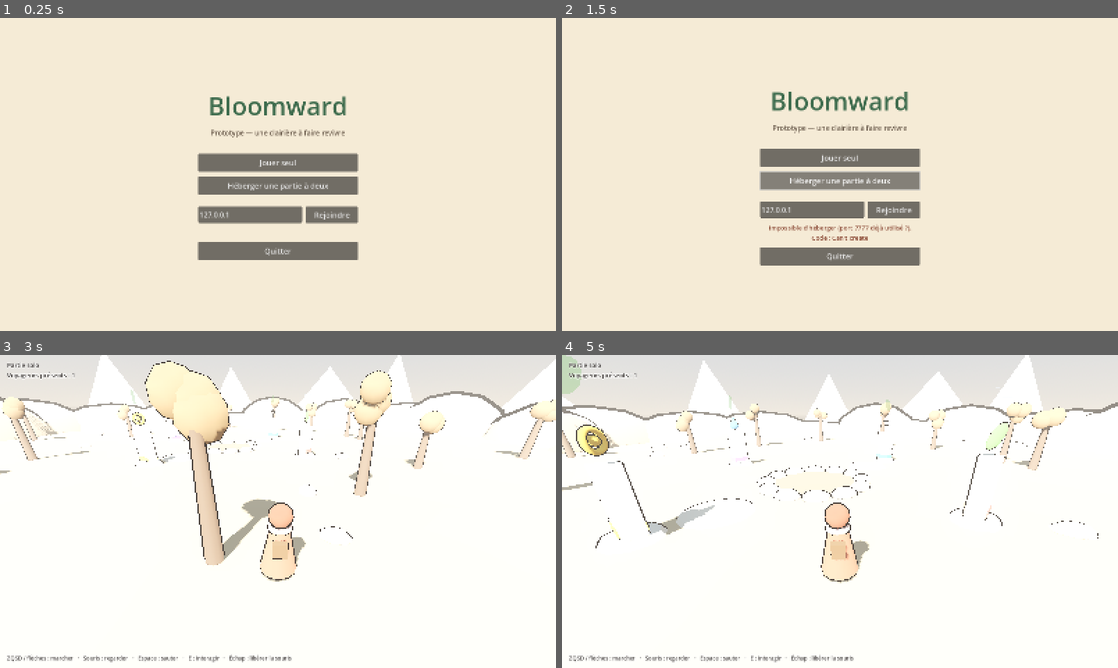
Above: before the commit, frames 1-4 (two rows, left to right).
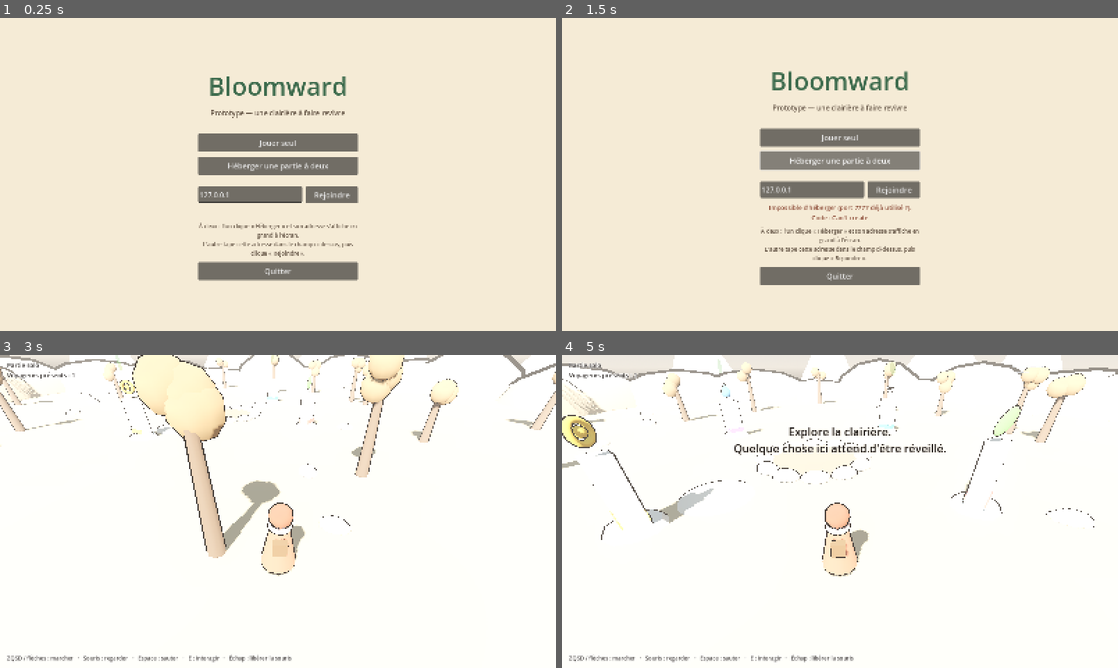
Above: after the commit, the same moments.

Repository: Ilyaveira/bloomward
Game: Godot game, scene res://scenes/main.tscn
Two runs of this game, one before a commit and one after it. Both use one fixed random seed, a clock stepped at 60 frames per second and the inputs below.
Inputs (mouse positions are in pixels of both pictures, inside the frame that each line leads up to):
- Up to frame 1 (0.25 s): no input
- Up to frame 2 (1.5 s): click "Héberger une partie à deux" at 0.5 s; click "Héberger une partie à deux" at 1.25 s
- Up to frame 3 (3 s): click "Jouer seul" at 2 s; move the mouse to (305, 511) at 2.77 s; hold W (move_forward) from 2.78 s (still down); hold E (interact) from 2.78 s (still down)
- Up to frame 4 (5 s): keep holding W (move_forward); tap Space (jump) at 3.02, 3.77 s; move the mouse to (812, 511) at 3.52 s; release E (interact) at 3.53 s; tap E (interact) at 3.6 s; move the mouse to (851, 505) at 4.27 s; hold E (interact) from 4.28 s (still down)

The runs differ from the first frame. In frame 1, 11% of the frame differs, in the area x 35-65%, y 18-84%; in frame 2, 12%; in frame 3, 15%; in frame 4, 18%, in the area x 0-100%, y 0-73%.

Commit message:
Indications en jeu, jeu à distance via Tailscale, export Windows
- Menu : explication du jeu à deux ; adresse mémorisée ; délai de connexion de 12 s
- Hôte : adresse à donner affichée en grand tant que le partenaire n'est pas arrivé
- Détection des adresses Tailscale (100.64.0.0/10) pour jouer à distance
- Message d'accueil discret au lancement
- Preset d'export Windows (un seul .exe, pck intégré)
- README : version prête à lancer, jeu à distance

Co-Authored-By: Claude Opus 5.5 <noreply@anthropic.com>
Claude-Session: https://claude.ai/code/session_011NeoG2oDoKi1R5oGxJKPMd

Diff:
--- a/scripts/game.gd
+++ b/scripts/game.gd
@@ -38,6 +38,7 @@
 var autotest := false
 var solo := false
 var info_text := ""
+var host_banner_text := ""
 
 # --- État partagé (copie locale, l'hôte fait foi) ---
 var stone_state: Array[int] = [0, 0, 0, 0]
@@ -73,6 +74,7 @@
 var prompt_label: Label
 var info_label: Label
 var message_label: Label
+var banner_label: Label
 var _message_tween: Tween
 var _t := 0.0
 
@@ -646,6 +648,15 @@
 	message_label.modulate.a = 0.0
 	hud.add_child(message_label)
 
+	banner_label = _centered_label(34)
+	banner_label.anchor_top = 0.35
+	banner_label.anchor_bottom = 0.35
+	banner_label.visible = false
+	hud.add_child(banner_label)
+	get_tree().create_timer(1.2).timeout.connect(func():
+		if not solved:
+			_show_message("Explore la clairière.\nQuelque chose ici attend d'être réveillé.", 5.0))
+
 	var help := Label.new()
 	help.text = "ZQSD / flèches : marcher   ·   Souris : regarder   ·   Espace : sauter   ·   E : interagir   ·   Échap : libérer la souris"
 	help.anchor_top = 1.0
@@ -672,6 +683,8 @@
 func _update_prompt() -> void:
 	var count := players_root.get_child_count()
 	info_label.text = "%s\nVoyageurs présents : %d" % [info_text, count]
+	banner_label.visible = host_banner_text != "" and count < 2
+	banner_label.text = host_banner_text
 	var p := _local_player()
 	prompt_label.text = ""
 	if p == null or solved:
--- a/scripts/main.gd
+++ b/scripts/main.gd
@@ -117,7 +117,7 @@
 	join_row.add_theme_constant_override("separation", 10)
 	ip_edit = LineEdit.new()
 	ip_edit.placeholder_text = "Adresse de l'hôte (ex. 192.168.1.20)"
-	ip_edit.text = "127.0.0.1"
+	ip_edit.text = _load_last_ip()
 	ip_edit.size_flags_horizontal = Control.SIZE_EXPAND_FILL
 	ip_edit.custom_minimum_size = Vector2(0, 48)
 	ip_edit.add_theme_font_size_override("font_size", 20)
@@ -133,6 +133,14 @@
 	status_label.add_theme_font_size_override("font_size", 18)
 	status_label.add_theme_color_override("font_color", Color(0.55, 0.30, 0.22))
 	box.add_child(status_label)
+
+	var how := Label.new()
+	how.text = "À deux : l'un clique « Héberger » et son adresse s'affiche en grand à l'écran.\nL'autre tape cette adresse dans le champ ci-dessus, puis clique « Rejoindre »."
+	how.horizontal_alignment = HORIZONTAL_ALIGNMENT_CENTER
+	how.autowrap_mode = TextServer.AUTOWRAP_WORD_SMART
+	how.add_theme_font_size_override("font_size", 16)
+	how.add_theme_color_override("font_color", Color(0.40, 0.34, 0.28))
+	box.add_child(how)
 
 	var quit := _button("Quitter", func(): get_tree().quit())
 	box.add_child(quit)
@@ -185,7 +193,9 @@
 		status_label.text = "Impossible d'héberger (port %d déjà utilisé ?). Code : %s" % [PORT, error_string(err)]
 		return
 	multiplayer.multiplayer_peer = peer
-	_create_game("Partie hébergée — adresse à donner : %s" % ", ".join(_local_ips()), false)
+	var ips := _local_ips()
+	_create_game("Partie hébergée — adresse : %s" % ", ".join(ips), false)
+	game.host_banner_text = "En attente de ton partenaire…\nAdresse à lui donner :\n%s" % "\n".join(ips)
 	game.server_begin()
 	print("Serveur prêt sur le port %d. Adresses locales : %s" % [PORT, ", ".join(_local_ips())])
 
@@ -201,6 +211,11 @@
 		status_label.text = "Connexion impossible : %s" % error_string(err)
 		return
 	status_label.text = "Connexion à %s…" % ip
+	_save_last_ip(ip)
+	# Garde-fou : sans réponse au bout de 12 s, on abandonne avec un message clair.
+	get_tree().create_timer(12.0).timeout.connect(func():
+		if game and not game.visible and multiplayer.multiplayer_peer == peer:
+			_on_connection_failed())
 	# Le décor doit exister AVANT l'arrivée des données du serveur.
 	_create_game("Connecté à %s" % ip, false)
 	menu.visible = true
@@ -231,12 +246,29 @@
 		push_error("AUTOTEST: " + msg)
 		get_tree().quit(1)
 
+const SETTINGS_PATH := "user://reglages.cfg"
+
+func _load_last_ip() -> String:
+	var cfg := ConfigFile.new()
+	if cfg.load(SETTINGS_PATH) == OK:
+		return str(cfg.get_value("reseau", "derniere_adresse", "127.0.0.1"))
+	return "127.0.0.1"
+
+func _save_last_ip(ip: String) -> void:
+	var cfg := ConfigFile.new()
+	cfg.load(SETTINGS_PATH)
+	cfg.set_value("reseau", "derniere_adresse", ip)
+	cfg.save(SETTINGS_PATH)
+
 ## Adresses IPv4 du réseau local (celles qu'un autre PC de la maison peut joindre).
 func _local_ips() -> PackedStringArray:
 	var out := PackedStringArray()
 	for a in IP.get_local_addresses():
 		if a.begins_with("192.168.") or a.begins_with("10.") or (a.begins_with("172.") and a.split(".").size() == 4 and int(a.split(".")[1]) >= 16 and int(a.split(".")[1]) <= 31):
-			out.append(a)
+			out.append(a + "  (même réseau)")
+		elif a.begins_with("100.") and a.split(".").size() == 4 and int(a.split(".")[1]) >= 64 and int(a.split(".")[1]) <= 127:
+			# Plage 100.64.0.0/10 : celle qu'utilise Tailscale pour jouer à distance.
+			out.append(a + "  (Tailscale, à distance)")
 	if out.is_empty():
 		out.append("127.0.0.1 (ce PC uniquement)")
 	return out
Not shown, added: export_presets.cfg
